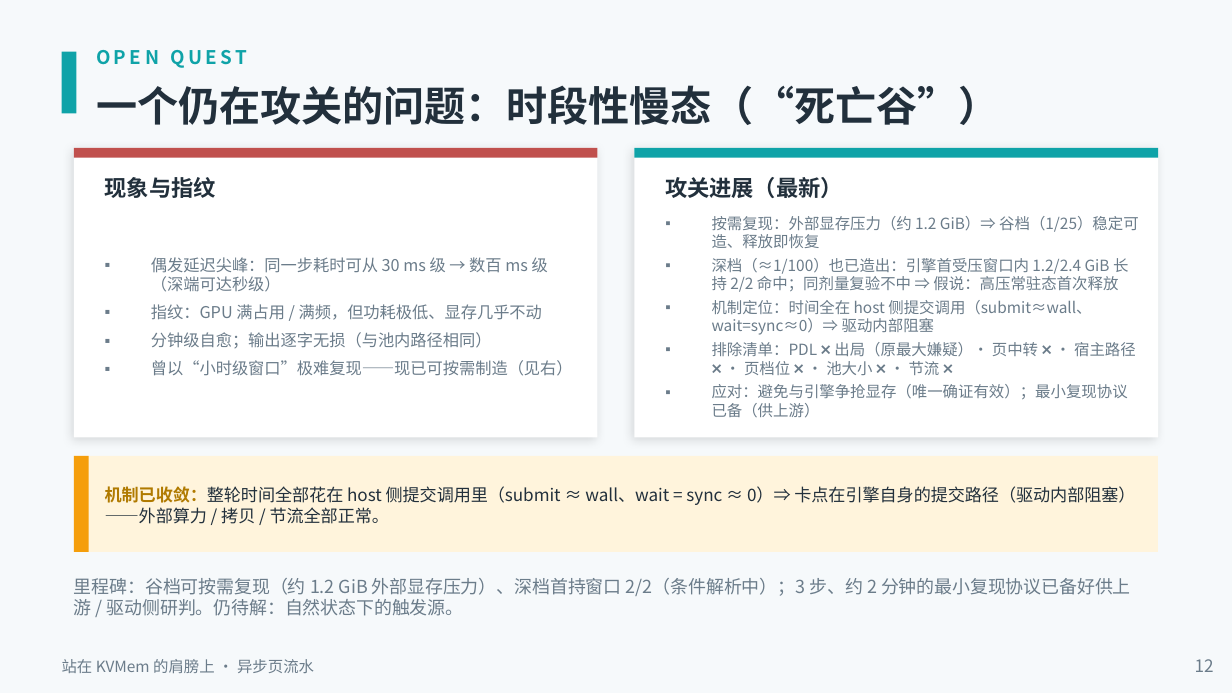
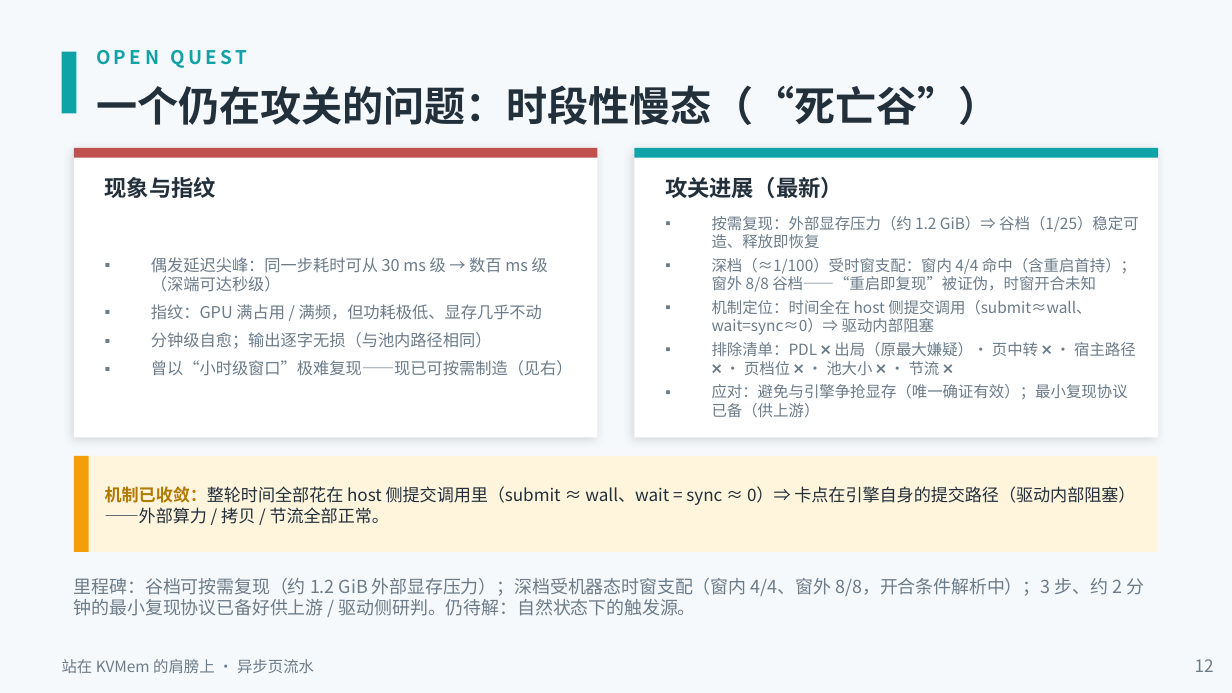
Before and after one commit to paicat1/Ninfer-KVMem-Async, a slide deck: slide 12 of docs/异步页流水-技术说明.pptx. Drawn at 1232x693 pixels with LibreOffice and Linux fonts; fonts in the diff are those of the drawing. Boxes give left, top, right and bottom in pixels: in the first picture for what was removed or moved away, otherwise in the second. Text is boxed around its words. In the diff, an @@ line names an element or a change of style, - is before the commit and + after.

Commit message:
docs(口径修订 v0.1): 深档复现口径按家里 21:03 双持实验修订——'引擎首受压窗口/重启即复现'（v0，已被证伪）→'机器态时窗支配'（全晚 12 发：窗内 4/4 深、窗外 8/8 谷，零错分；时窗开合未知）——公开说明 §5.1 两处 + PPT 死亡谷页两处 + README（10-16★②段补深档条 / 战役表 #17 更新）

```diff
--- a/docs/异步页流水-技术说明.pptx
+++ b/docs/异步页流水-技术说明.pptx
@@ text at (x1=712, y1=258, x2=1136, y2=292): text changed @@
-▪ 深档（≈1/100）也已造出：引擎首受压窗口内 1.2/2.4 GiB 长持 2/2 命中；同剂量复验不中 ⇒ 假说：高压常驻态首次释放
+▪ 深档（≈1/100）受时窗支配：窗内 4/4 命中（含重启首持）；窗外 8/8 谷档——“重启即复现”被证伪，时窗开合未知
@@ text at (x1=74, y1=578, x2=1144, y2=616): text changed @@
-里程碑：谷档可按需复现（约 1.2 GiB 外部显存压力）、深档首持窗口 2/2（条件解析中）；3 步、约 2 分钟的最小复现协议已备好供上游 / 驱动侧研判。仍待解：自然状态下的触发源。
+里程碑：谷档可按需复现（约 1.2 GiB 外部显存压力）；深档受机器态时窗支配（窗内 4/4、窗外 8/8，开合条件解析中）；3 步、约 2 分钟的最小复现协议已备好供上游 / 驱动侧研判。仍待解：自然状态下的触发源。
```
Also in this commit, not shown: 2 other files.
